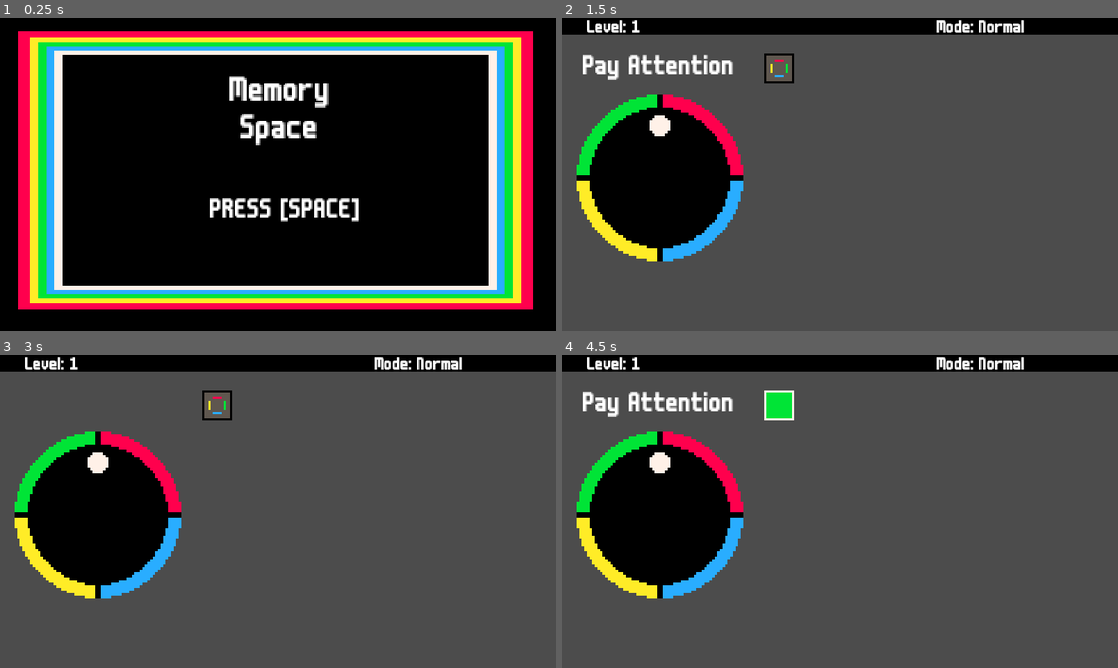
Above: before the commit, frames 1-4 (two rows, left to right).
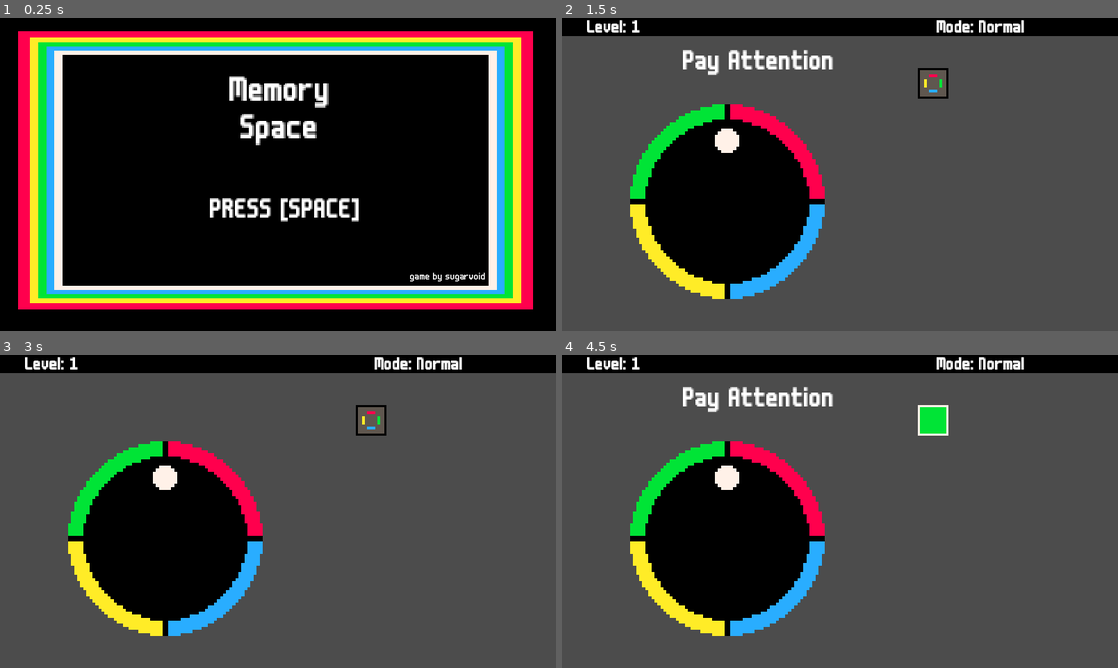
Above: after the commit, the same moments.

Repository: sugarvoid/memory-space
Game: Godot game, scene res://scene/MainScreen.tscn
Two runs of this game, one before a commit and one after it. Both use one fixed random seed, a clock stepped at 60 frames per second and the inputs below.
Inputs:
- Up to frame 1 (0.25 s): no input
- Up to frame 2 (1.5 s): tap Space (space) at 0.5, 1.35 s; hold Space (space) 0.53-1.28 s; tap Enter (ui_accept) at 0.77, 1.25 s
- Up to frame 3 (3 s): tap Enter (ui_accept) at 1.52, 2.75 s; hold Space (space) 2.03-2.78 s; tap Space (space) at 2.85 s
- Up to frame 4 (4.5 s): tap Enter (ui_accept) at 3.02, 3.77 s; hold Space (space) 3.53-4.28 s; tap Space (space) at 4.35 s

The runs differ from the first frame. In frame 1, 0.2% of the frame differs, in the area x 73-88%, y 81-85%; in frame 2, 20%; in frame 3, 18%; in frame 4, 21%, in the area x 0-100%, y 5-90%.

Commit message:
Lower max level to 20

Diff:
--- a/Game.gd
+++ b/Game.gd
@@ -84,7 +84,7 @@
 		GAME_STATE.POST_ROUND:
 			if !is_level_over and done_checking:
 				_check_results()
-				$PostRoundTimer.start(4)
+				$PostRoundTimer.start(2)
 				is_level_over = true
 				done_checking = false
 
@@ -110,22 +110,22 @@
 	var x_value = starting_position.x
 
 	for l in 100:
+		if l == 5:
+			y_value = y_value + 70
+			x_value = starting_position.x
 		if l == 10:
 			y_value = y_value + 70
 			x_value = starting_position.x
+			#x_value = x_value + 40
+		if l == 15:
+			y_value = y_value + 70
+			x_value = starting_position.x
+			#x_value = x_value + 40
 		if l == 20:
 			y_value = y_value + 70
 			x_value = starting_position.x
 			#x_value = x_value + 40
-		if l == 30:
-			y_value = y_value + 70
-			x_value = starting_position.x
-			#x_value = x_value + 40
-		if l == 40:
-			y_value = y_value + 70
-			x_value = starting_position.x
-			#x_value = x_value + 40
-		if l == 50:
+		if l == 25:
 			y_value = y_value + 70
 			x_value = starting_position.x
 			#x_value = x_value + 40
--- a/Game.tscn
+++ b/Game.tscn
@@ -7,6 +7,7 @@
 [ext_resource path="res://font/m6x11_16.tres" type="DynamicFont" id=5]
 [ext_resource path="res://Ball.gd" type="Script" id=6]
 [ext_resource path="res://Segment.tscn" type="PackedScene" id=7]
+[ext_resource path="res://layout.png" type="Texture" id=8]
 
 [sub_resource type="RectangleShape2D" id=1]
 extents = Vector2( 1.33333, 7.5 )
@@ -65,10 +66,15 @@
 [node name="Game" type="Node2D"]
 script = ExtResource( 2 )
 
+[node name="Sprite3" type="Sprite" parent="."]
+visible = false
+position = Vector2( 319, 183 )
+texture = ExtResource( 8 )
+
 [node name="SquareContainer" type="Node2D" parent="."]
 
 [node name="StartingPos" type="Position2D" parent="."]
-position = Vector2( 210, 58 )
+position = Vector2( 387, 75 )
 
 [node name="Sprite" type="Sprite" parent="."]
 visible = false
@@ -80,15 +86,15 @@
 region_rect = Rect2( 6, 0, 1, 1 )
 
 [node name="Sprite2" type="Sprite" parent="."]
-position = Vector2( 644, 19 )
-scale = Vector2( 666.5, 19.5 )
+position = Vector2( 644, 21 )
+scale = Vector2( 666.5, 21.5 )
 texture = ExtResource( 1 )
 hframes = 16
 region_rect = Rect2( 0, 0, 1, 1 )
 
 [node name="Wheel" type="Sprite" parent="."]
-position = Vector2( 113, 184 )
-scale = Vector2( 3, 3 )
+position = Vector2( 190, 211 )
+scale = Vector2( 3.5, 3.5 )
 texture = ExtResource( 4 )
 
 [node name="Green" parent="Wheel" instance=ExtResource( 7 )]
@@ -146,10 +152,10 @@
 text = "<mode>"
 
 [node name="Instructions" type="Label" parent="."]
-margin_left = 22.0
-margin_top = 42.0
-margin_right = 107.0
-margin_bottom = 56.0
+margin_left = 137.0
+margin_top = 37.0
+margin_right = 222.0
+margin_bottom = 51.0
 rect_scale = Vector2( 2, 2 )
 custom_fonts/font = ExtResource( 5 )
 text = "Pay Attention"
--- a/Section.tscn
+++ b/Section.tscn
@@ -6,7 +6,8 @@
 
 [sub_resource type="Animation" id=1]
 resource_name = "y_scale_down"
-length = 0.5
+length = 0.14
+step = 0.01
 tracks/0/type = "value"
 tracks/0/path = NodePath(".:scale")
 tracks/0/interp = 1
@@ -14,7 +15,7 @@
 tracks/0/imported = false
 tracks/0/enabled = true
 tracks/0/keys = {
-"times": PoolRealArray( 0, 0.5 ),
+"times": PoolRealArray( 0, 0.14 ),
 "transitions": PoolRealArray( 1, 1 ),
 "update": 0,
 "values": [ Vector2( 1, 1 ), Vector2( 1, 0 ) ]
--- a/scene/MainScreen.tscn
+++ b/scene/MainScreen.tscn
@@ -50,6 +50,16 @@
 Space"
 align = 1
 
+[node name="Title2" type="Label" parent="."]
+margin_left = 122.8
+margin_top = 110.8
+margin_right = 239.8
+margin_bottom = 124.8
+rect_scale = Vector2( 0.3, 0.3 )
+custom_fonts/font = ExtResource( 1 )
+text = "game by sugarvoid"
+align = 1
+
 [node name="Label" type="Label" parent="."]
 visible = false
 margin_left = 30.8
Not shown: 1 places in Game.tscn that only renumber resources
Binary file added: layout.png
Not shown, added: layout.png.import
Not shown, changed: docs/CHANGELOG.md
